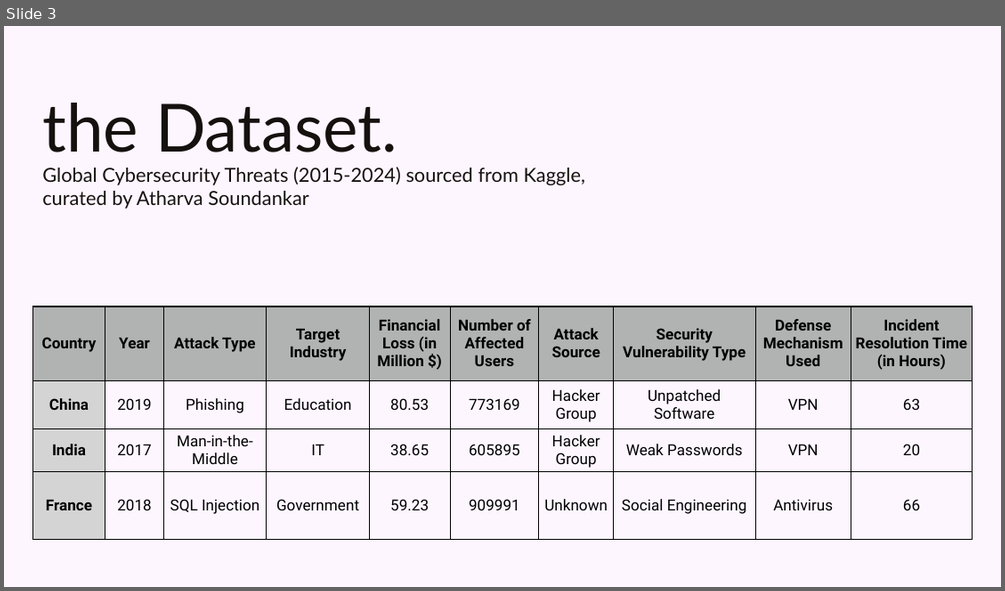
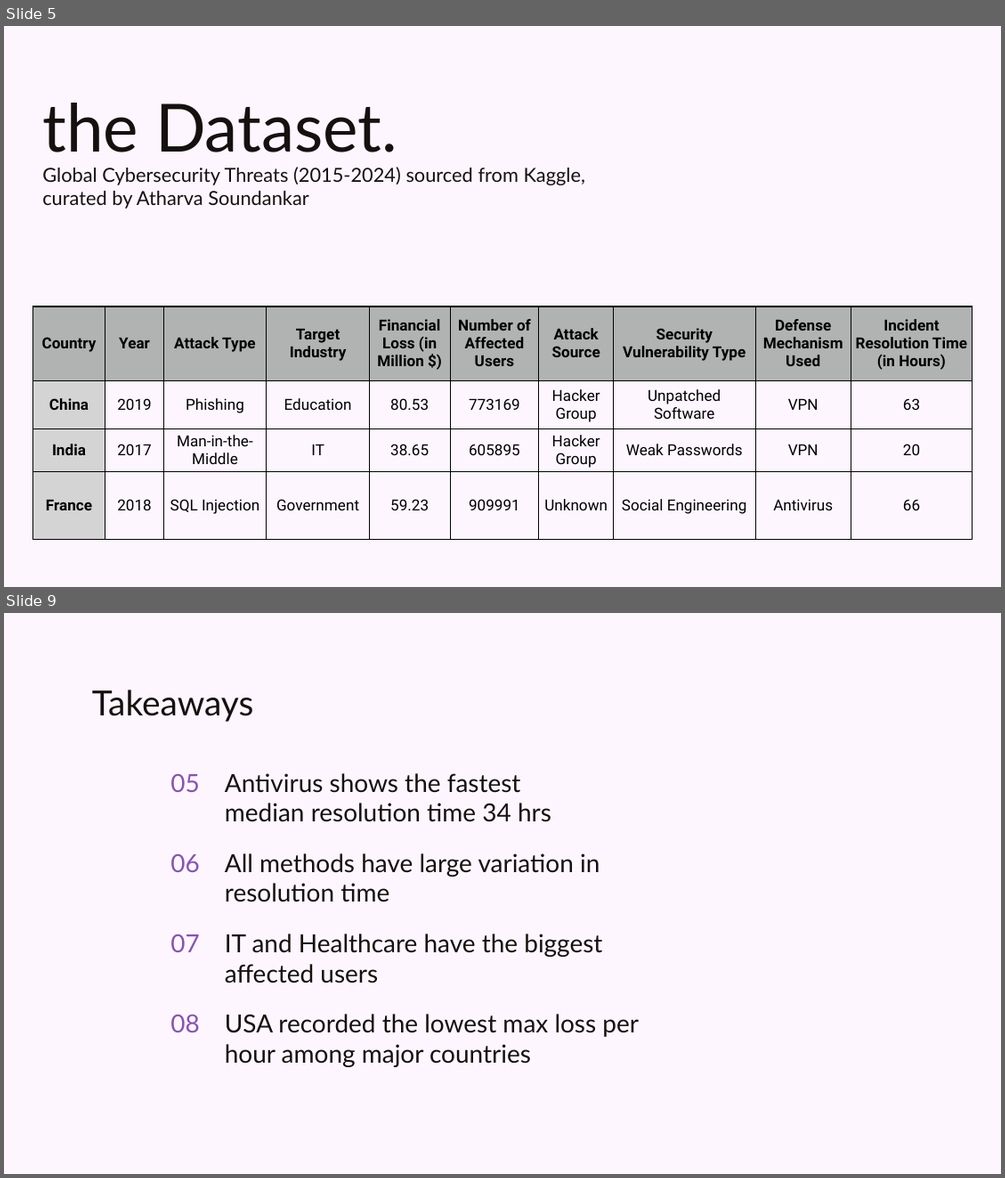
Before and after one commit to Vamin-co/CyberInsights, a slide deck: CyberInsightsPres.pptx. Shown one above the other, each under a label of ours: slide 3 before the commit, slides 5 and 9 after it; the slides between them are not shown. The pictures are 1005x591 and 1005x1178 pixels, drawn with LibreOffice and Linux fonts; fonts in the diff are those of the drawing; background and template pictures are left out. Boxes give left, top, right and bottom in pixels: in the first picture for what was removed or moved away, otherwise in the second. Text is boxed around its words. In the diff, an @@ line names an element or a change of style, - is before the commit and + after.

```diff
--- a/CyberInsightsPres.pptx
+++ b/CyberInsightsPres.pptx
@@ slide 9 added at [4, 613, 1001, 1174], background picture (left out) @@
@@ title added at [92, 690, 254, 722], 25 pt, text #15110E @@
+Takeaways
@@ title added at [170, 773, 199, 792], 18 pt, text #8752B8 @@
+05
@@ subtitle added at [225, 773, 551, 822], 18 pt, text #15110E @@
+Antivirus shows the fastest median resolution time 34 hrs
@@ title added at [170, 853, 199, 872], 18 pt, text #8752B8 @@
+06
@@ subtitle added at [225, 853, 599, 902], 18 pt, text #15110E @@
+All methods have large variation in resolution time
@@ title added at [170, 933, 199, 952], 18 pt, text #8752B8 @@
+07
@@ subtitle added at [225, 933, 602, 983], 18 pt, text #15110E @@
+IT and Healthcare have the biggest affected users
@@ title added at [170, 1013, 199, 1032], 18 pt, text #8752B8 @@
+08
@@ subtitle added at [225, 1013, 639, 1067], 18 pt, text #15110E @@
+USA recorded the lowest max loss per hour among major countries
@@ what was slide 3 is now slide 5 @@
```
Also in this commit, not shown: 2 slides changed, 6 other slides added, 12 slides removed, 1 other file.
